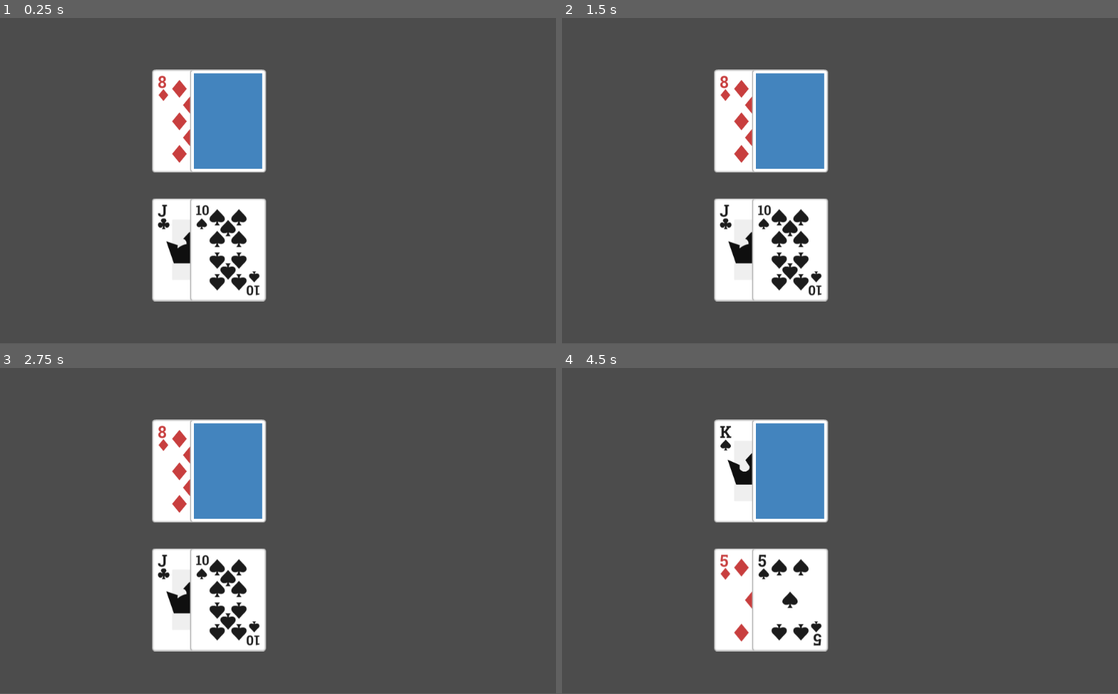
Above: before the commit, frames 1-4 (two rows, left to right).
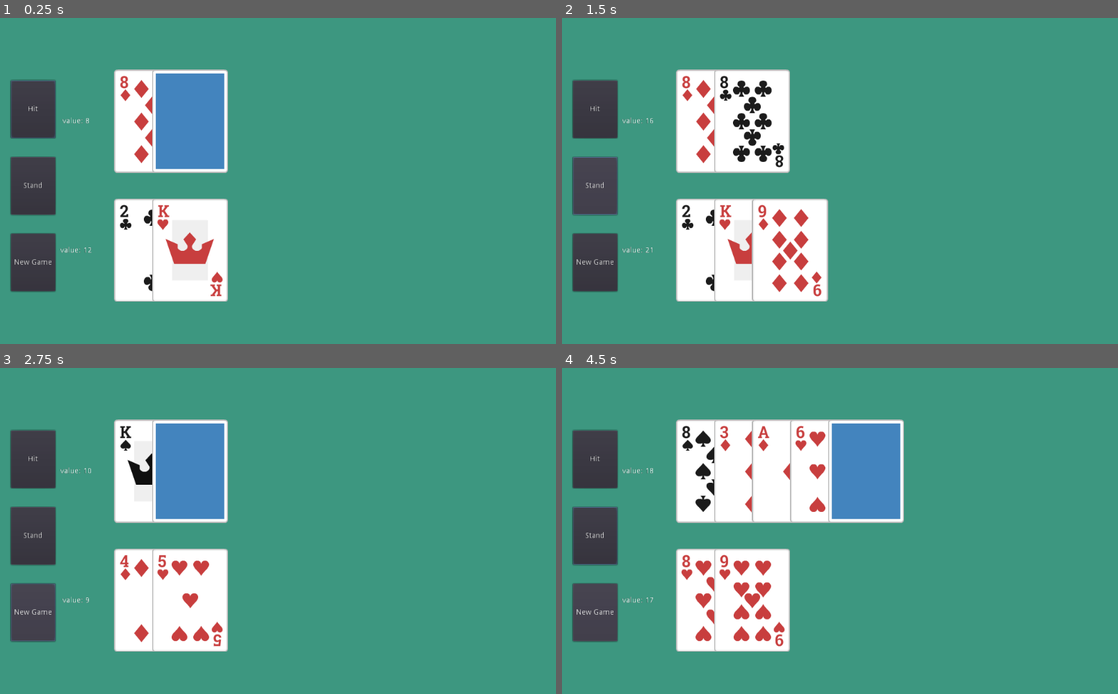
Above: after the commit, the same moments.

Repository: Jonathan-Talvacchio/blackjack
Game: Godot game, scene res://blackjack/Blackjack.tscn
The game is run twice, just before and just after one commit, with the same random seed, the same clock (stepped at 60 frames per second) and the same inputs. Before the commit the project has no main scene; this scene is started directly in both runs.
Inputs (mouse positions are in pixels of both pictures, inside the frame that each line leads up to):
- Up to frame 1 (0.25 s): no input
- Up to frame 2 (1.5 s): click (595, 109) at 0.5 s, where only the run after the commit has a clickable "Hit"; click (595, 184) at 1.25 s, where only the run after the commit has a clickable "Stand"
- Up to frame 3 (2.75 s): click (33, 612) at 2 s, where only the run after the commit has a clickable "New Game"
- Up to frame 4 (4.5 s): click (595, 612) at 2.75 s, where only the run after the commit has a clickable "New Game"; tap Enter at 3.5, 3.6 s; hold Up 3.53-4.28 s; tap H at 3.8, 4.35 s
In our replay, the window is 800x468 before the commit and 800x469 after it. These sizes can differ from the game's own. Grey fills any space a smaller window leaves; there, only what the larger window draws over its background counts as a difference.

The runs differ from the first frame. In frame 1, 91% of the frame differs, in the area x 0-100%, y 0-100%; in frame 2, 89%; in frame 3, 91%; in frame 4, 90%.
Error before the commit: Invalid get index 'pressed' (on base: 'InputEventMouseMotion'). (res://blackjack/Blackjack.gd:15)

Commit message:
main game loop added

Diff:
--- a/blackjack/Blackjack.gd
+++ b/blackjack/Blackjack.gd
@@ -1,31 +1,184 @@
 extends Node2D
-
+"""
+Main script that controls the blackjack game
+"""
 signal new_game
 signal end_game
 
-var full_deck: Array = []
+enum Turn_Event {HIT, STAND, BUST, BLACKJACK, WIN, LOSE, TIE, NONE}
+enum Players {COMPUTER, PLAYER}
+
+const BUST_VALUE = 21
+
+export var card_display_delay:float = 0.25
+export var new_game_delay:float = 2
+
+var active_player:int
 
 
 func _ready() -> void:
-	full_deck = CardData.full_deck
+	_new_game()
+	# \/\/\/TEMP\/\/\/
+	$Buttons/MarginContainer/VBoxContainer/HitButton.grab_focus()
+
+
+# -----TEMP-----
+func _input(event: InputEvent) -> void:
+	if event is InputEventKey:
+		if event.pressed and event.scancode == KEY_ENTER:
+			pass
+		if event.pressed and event.scancode == KEY_H:
+			pass
+		if event.pressed and event.scancode == KEY_G:
+			pass
+
+
+func _process(delta: float) -> void:
+	$Label.text = "value: %s" % $ComputerHand.shown_value
+	$Label2.text = "value: %s" % $PlayerHand.shown_value
+
+
+"""
+Base hit function
+"""
+func _hit(current_player:int):
+	if current_player == Players.PLAYER:
+		$PlayerHand._show_next_card(true)
+	else:
+		$ComputerHand._show_next_card(true)
+
+
+"""""
+Hit the computers hand until it has
+- A higher shown value the the player or
+- It busts
+
+Built from _hit base
+"""""
+func _hit_computer():
+	$ComputerHand._flip_next_card()
+	for card in $ComputerHand.cards:
+		if $ComputerHand.shown_value < $PlayerHand.shown_value:
+			if not _bust_check($ComputerHand):
+				_game_timer_set(card_display_delay)
+				yield($GameTimer, "timeout")
+				_hit(Players.COMPUTER)
+
+	# timer set to help set winner after computer is done hitting
+	_game_timer_set(card_display_delay)
+	yield($GameTimer, "timeout")
+	_win_check()
+	# -----TEMP-----
+	_game_timer_set(new_game_delay)
+	yield($GameTimer, "timeout")
 	_new_game()
 
 
-func _input(event: InputEvent) -> void:
-	if event.pressed and event.scancode == KEY_ENTER:
-		_reset_game()
+"""""
+Check hand for a bust
+set hand event and return bool true if bust
+"""""
+func _bust_check(hand:Node2D):
+	if hand.shown_value > BUST_VALUE:
+		hand._set_event(Turn_Event.BUST)
+		return true
+	else:
+		return false
+
+
+"""""
+Check to see who won at the end of the game.
+Set hand events based on winner
+"""""
+func _win_check():
+	var player_value = $PlayerHand.shown_value
+	var computer_value = $ComputerHand.shown_value
+
+	if _bust_check($PlayerHand):
+		$Label3.text = "Computer Wins! Player Busts with %s!" % player_value
+
+		$PlayerHand._set_event(Turn_Event.LOSE)
+		$ComputerHand._set_event(Turn_Event.WIN)
+		return # computer win
+	if _bust_check($ComputerHand):
+		$Label3.text = "Player Wins! Computer Busts with %s!" % computer_value
+
+		$PlayerHand._set_event(Turn_Event.WIN)
+		$ComputerHand._set_event(Turn_Event.LOSE)
+		return # player win
+
+	if computer_value > player_value:
+		$Label3.text = "Computer Wins with %s!" %  computer_value
+
+		$PlayerHand._set_event(Turn_Event.LOSE)
+		$ComputerHand._set_event(Turn_Event.WIN)
+		return # computer win
+	elif computer_value == player_value:
+		$Label3.text = "Tie Both at %s" % player_value
+
+		$PlayerHand._set_event(Turn_Event.TIE)
+		$ComputerHand._set_event(Turn_Event.TIE)
+		return # tie
+
+	$Label3.text = "Player Wins with %s!" % player_value
+
+	$PlayerHand._set_event(Turn_Event.WIN)
+	$ComputerHand._set_event(Turn_Event.LOSE)
+	# player win
+
+
+
+func _set_active_player(player: int):
+	active_player = player
+
+
+func _get_active_player():
+	return active_player
 
 
 func _new_game():
+	$Label3.text = "" # <<<---TEMP---
+	_set_active_player(Players.PLAYER)
+	$ComputerHand._set_event(Turn_Event.NONE)
+	$PlayerHand._set_event(Turn_Event.NONE)
+	CardData._reset_deck()
 	emit_signal("new_game")
 
 
 func _end_game():
 	emit_signal("end_game")
-	pass
 
 
-func _reset_game():
-	CardData._reset_deck()
+"""""
+Set the GameTimer node for a wait time delay
+* yield($GameTimer, timeout) * not working when called from func
+"""""
+func _game_timer_set(wait_time:float = 0.25):
+	$GameTimer.set_wait_time(wait_time)
+	$GameTimer.set_one_shot(true)
+	$GameTimer.start()
+#	yield($GameTimer, "timeout")
+
+
+func _on_HitButton_button_down() -> void:
+	if _get_active_player() == Players.PLAYER:
+		if not _bust_check($PlayerHand):
+			_hit(Players.PLAYER)
+			_bust_check($PlayerHand)
+
+	if _bust_check($PlayerHand):
+		_win_check()
+		# ---TEMP---
+		_game_timer_set(new_game_delay)
+		yield($GameTimer, "timeout")
+		_new_game()
+
+
+func _on_StandButton_button_down() -> void:
+	if not _bust_check($PlayerHand):
+		_set_active_player(Players.COMPUTER)
+		_hit_computer()
+
+
+func _on_NewButton_button_down() -> void:
 	_new_game()
-	pass
--- a/blackjack/Blackjack.tscn
+++ b/blackjack/Blackjack.tscn
@@ -1,16 +1,90 @@
-[gd_scene load_steps=3 format=2]
+[gd_scene load_steps=4 format=2]
 
 [ext_resource path="res://blackjack/Blackjack.gd" type="Script" id=1]
 [ext_resource path="res://hand/Hand.tscn" type="PackedScene" id=2]
+[ext_resource path="res://ui/Button.tscn" type="PackedScene" id=3]
 
 [node name="Blackjack" type="Node2D"]
 script = ExtResource( 1 )
+new_game_delay = 2.5
 
 [node name="ComputerHand" parent="." instance=ExtResource( 2 )]
-position = Vector2( 350, 190 )
+position = Vector2( 280, 190 )
 starting_flipped = 1
 
 [node name="PlayerHand" parent="." instance=ExtResource( 2 )]
-position = Vector2( 350, 427.5 )
+position = Vector2( 280, 427.5 )
+
+[node name="GameTimer" type="Timer" parent="."]
+wait_time = 0.25
+
+[node name="Label" type="Label" parent="."]
+margin_left = 70.0
+margin_top = 95.0
+margin_right = 210.0
+margin_bottom = 285.0
+text = "Value:"
+align = 1
+valign = 1
+
+[node name="Label2" type="Label" parent="."]
+margin_left = 70.0
+margin_top = 333.0
+margin_right = 210.0
+margin_bottom = 523.0
+text = "Value:"
+align = 1
+valign = 1
+
+[node name="Label3" type="Label" parent="."]
+margin_left = 210.0
+margin_right = 980.0
+margin_bottom = 95.0
+align = 1
+valign = 1
+
+[node name="Buttons" type="Control" parent="."]
+margin_top = 95.0
+margin_right = 118.0
+margin_bottom = 523.0
+
+[node name="MarginContainer" type="MarginContainer" parent="Buttons"]
+anchor_right = 1.0
+anchor_bottom = 1.0
+margin_left = 20.0
+margin_top = 20.0
+margin_right = -20.0
+margin_bottom = -20.0
+
+[node name="VBoxContainer" type="VBoxContainer" parent="Buttons/MarginContainer"]
+margin_right = 82.0
+margin_bottom = 388.0
+custom_constants/separation = 35
+
+[node name="HitButton" parent="Buttons/MarginContainer/VBoxContainer" instance=ExtResource( 3 )]
+anchor_right = 0.0
+anchor_bottom = 0.0
+margin_right = 82.0
+margin_bottom = 106.0
+text = "Hit"
+
+[node name="StandButton" parent="Buttons/MarginContainer/VBoxContainer" instance=ExtResource( 3 )]
+anchor_right = 0.0
+anchor_bottom = 0.0
+margin_top = 141.0
+margin_right = 82.0
+margin_bottom = 247.0
+text = "Stand"
+
+[node name="NewButton" parent="Buttons/MarginContainer/VBoxContainer" instance=ExtResource( 3 )]
+anchor_right = 0.0
+anchor_bottom = 0.0
+margin_top = 282.0
+margin_right = 82.0
+margin_bottom = 388.0
+text = "New Game"
 [connection signal="new_game" from="." to="ComputerHand" method="_on_Blackjack_new_game"]
 [connection signal="new_game" from="." to="PlayerHand" method="_on_Blackjack_new_game"]
+[connection signal="button_down" from="Buttons/MarginContainer/VBoxContainer/HitButton" to="." method="_on_HitButton_button_down"]
+[connection signal="button_down" from="Buttons/MarginContainer/VBoxContainer/StandButton" to="." method="_on_StandButton_button_down"]
+[connection signal="button_down" from="Buttons/MarginContainer/VBoxContainer/NewButton" to="." method="_on_NewButton_button_down"]
--- a/card/Card.gd
+++ b/card/Card.gd
@@ -1,10 +1,18 @@
 extends Node2D
 
-export var face_up: bool = false
+export var face_up:bool = false
+export var value:int
+
+var card_name:String
+var suit:String
+var color:String
+var face_sprite:String
+#var back_sprite:String
+
+var selected_card = {}
 
 var face_sprite_path = "res://card/sprites/front/"
 var sprite_path = preload("res://card/sprites/back/B1.png")
-var selected_card = {}
 
 
 # Called when the node enters the scene tree for the first time.
@@ -12,18 +20,23 @@
 	pass # Replace with function body.
 
 
-func _process(delta: float) -> void:
-	pass
+"""""
+Set selected_card data
+"""""
+func _set_card(card):
+	selected_card = card
+	card_name = card["name"]
+	value = card["value"]
+	face_sprite = card["sprites"]["front"] + ".png"
+	_set_face_up(face_up)
 
 
-func _set_card(card):
-	selected_card = card
+"""""
+Set card's face_up, then changes the card's sprite
+"""""
+func _set_face_up(is_face_up: bool):
+	face_up = is_face_up
 	if not face_up:
 		$Sprite.texture = sprite_path
 	else:
-		$Sprite.texture = load(face_sprite_path + selected_card["sprites"]["front"] + ".png")
-
-
-func _set_face_up(is_face_up: bool):
-	face_up = is_face_up
-	_set_card(selected_card)
+		$Sprite.texture = load(face_sprite_path + face_sprite)
--- a/global/CardData.gd
+++ b/global/CardData.gd
@@ -10,9 +10,11 @@
 
 func _ready() -> void:
 	_load()
-	pass
 
 
+"""""
+Load cards from json file
+"""""
 func _load():
 	var file = File.new()
 
@@ -28,11 +30,12 @@
 	for card in deck:
 		full_deck.append(card)
 		inactive_deck.append(card)
-#	inactive_deck = full_deck
 	file.close()
 
 
-# Pull a random card from the inactave deck
+"""""
+Pull a random card from the inactave deck
+"""""
 func _random_card():
 	if not inactive_deck.empty():
 		randomize()
@@ -42,10 +45,12 @@
 		inactive_deck.remove(index)
 		return selected_card
 	else:
-		print("No inactive card.")
+		print("No inactive card found.")
 
 
-# Reset both inactave and active deck
+"""""
+Reset both inactave and active deck
+"""""
 func _reset_deck():
 	inactive_deck = []
 	for card in full_deck:
--- a/hand/Hand.gd
+++ b/hand/Hand.gd
@@ -1,7 +1,15 @@
 extends Node2D
+
+signal deal_finished
+#enum Turn_Event {HIT, STAND, BUST, BLACKJACK, WIN, LOSE}
 
 export var starting_cards:int = 2
 export var starting_flipped:int = 2
+
+var cards_shown:int
+var cards_flipped:int
+var shown_value:int
+var turn_event:int
 
 var cards: Array = []
 
@@ -11,16 +19,86 @@
 	cards = get_children()
 #	_new_deal()
 
+func _set_event(event:int):
+	turn_event = event
+
+
+func _get_event():
+	return turn_event
+
 func _new_deal():
+	# ---Reset variables---
+	cards_shown = starting_cards - 1
+	cards_flipped = starting_flipped - 1
+
+	# ---Reset cards for new deal---
 	for card in cards:
 		card.face_up = false
+		card.visible = false
+
+	# ---Reset cards visible---
 	for i in starting_cards:
 		cards[i].visible = true
+
+	# ---Reset cards flipped---
 	for i in starting_flipped:
 		cards[i].face_up = true
+
+	# ---Set cards datas---
+	for card in cards:
+		card._set_card(CardData._random_card())
+
+	# ---Get shown card values---
+	_get_shown_card_values()
+	emit_signal("deal_finished")
+
+
+"""""
+Show the next card in the cards array
+"""""
+func _show_next_card(is_face_up:bool = true):
+	if cards_shown < (cards.size() - 1):
+		cards_shown += 1
+		cards[cards_shown].visible = true
+	if is_face_up:
+		_flip_next_card(is_face_up)
+	_get_shown_card_values()
+
+
+"""""
+Flip the next card in the cards array
+"""""
+func _flip_next_card(is_face_up:bool = true):
+	if cards_flipped < (cards.size() - 1):
+		cards_flipped += 1
+		cards[cards_flipped]._set_face_up(is_face_up)
+	_get_shown_card_values()
+
+
+"""""
+Get the value of all currently shown cards
+"""""
+func _get_shown_card_values():
+	# ---Reset variables---
+	shown_value = 0
+	var number_of_aces = 0
+
+	for card in cards:
+		if card.visible == true and card.face_up:
+			# ---If card is an ace---
+			if card.card_name == "Ace":
+				number_of_aces += 1
+			else:
+				shown_value += card.value
+
+	# ---Fix ace values---
+	if number_of_aces > 0:
+		for i in number_of_aces:
+			if (shown_value + 11) <= 21:
+				shown_value += 11
+			else:
+				shown_value += 1
 
 
 func _on_Blackjack_new_game() -> void:
 	_new_deal()
-	for card in cards:
-		card._set_card(CardData._random_card())
--- a/hand/Hand.tscn
+++ b/hand/Hand.tscn
@@ -7,20 +7,30 @@
 script = ExtResource( 1 )
 
 [node name="Card" parent="." instance=ExtResource( 2 )]
-visible = false
 
 [node name="Card2" parent="." instance=ExtResource( 2 )]
-visible = false
 position = Vector2( 70, 0 )
 
 [node name="Card3" parent="." instance=ExtResource( 2 )]
-visible = false
 position = Vector2( 140, 0 )
 
 [node name="Card4" parent="." instance=ExtResource( 2 )]
-visible = false
 position = Vector2( 210, 0 )
 
 [node name="Card5" parent="." instance=ExtResource( 2 )]
-visible = false
 position = Vector2( 280, 0 )
+
+[node name="Card6" parent="." instance=ExtResource( 2 )]
+position = Vector2( 350, 0 )
+
+[node name="Card7" parent="." instance=ExtResource( 2 )]
+position = Vector2( 420, 0 )
+
+[node name="Card8" parent="." instance=ExtResource( 2 )]
+position = Vector2( 490, 0 )
+
+[node name="Card9" parent="." instance=ExtResource( 2 )]
+position = Vector2( 560, 0 )
+
+[node name="Card10" parent="." instance=ExtResource( 2 )]
+position = Vector2( 630, 0 )
--- a/project.godot
+++ b/project.godot
@@ -16,12 +16,20 @@
 [application]
 
 config/name="blackjack"
+run/main_scene="res://blackjack/Blackjack.tscn"
 config/icon="res://icon.png"
 
 [autoload]
 
 CardData="*res://global/CardData.gd"
 
+[display]
+
+window/dpi/allow_hidpi=true
+window/stretch/mode="2d"
+window/stretch/aspect="expand"
+
 [rendering]
 
+environment/default_clear_color=Color( 0.243137, 0.596078, 0.505882, 1 )
 environment/default_environment="res://default_env.tres"
--- /dev/null
+++ b/ui/Button.tscn
@@ -0,0 +1,8 @@
+[gd_scene format=2]
+
+[node name="Button" type="Button"]
+anchor_right = 1.0
+anchor_bottom = 1.0
+size_flags_horizontal = 3
+size_flags_vertical = 3
+text = "Button"
--- a/ui/UI.tscn
+++ /dev/null
@@ -1,32 +0,0 @@
-[gd_scene format=2]
-
-[node name="UI" type="Control"]
-anchor_right = 1.0
-anchor_bottom = 1.0
-
-[node name="VBoxContainer" type="VBoxContainer" parent="."]
-anchor_right = 1.0
-anchor_bottom = 1.0
-
-[node name="HitButton" type="Button" parent="VBoxContainer"]
-margin_right = 1024.0
-margin_bottom = 197.0
-size_flags_horizontal = 3
-size_flags_vertical = 3
-text = "Hit"
-
-[node name="StandButton" type="Button" parent="VBoxContainer"]
-margin_top = 201.0
-margin_right = 1024.0
-margin_bottom = 398.0
-size_flags_horizontal = 3
-size_flags_vertical = 3
-text = "Stand"
-
-[node name="DoubleButton" type="Button" parent="VBoxContainer"]
-margin_top = 402.0
-margin_right = 1024.0
-margin_bottom = 600.0
-size_flags_horizontal = 3
-size_flags_vertical = 3
-text = "Double"
Not shown, added: export_presets.cfg
